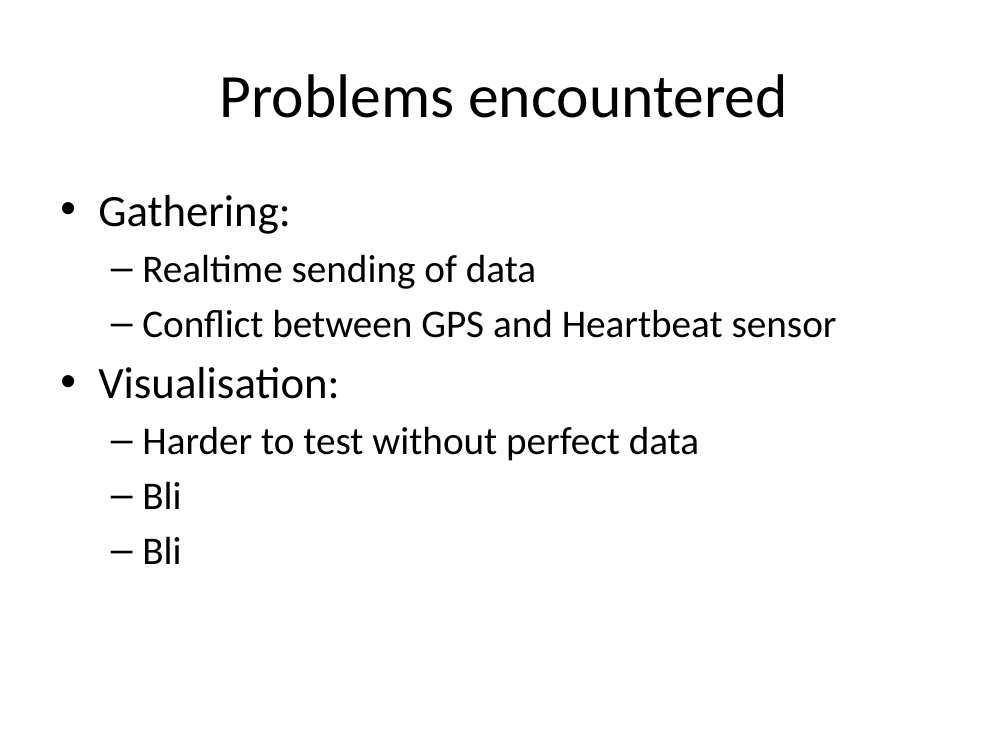
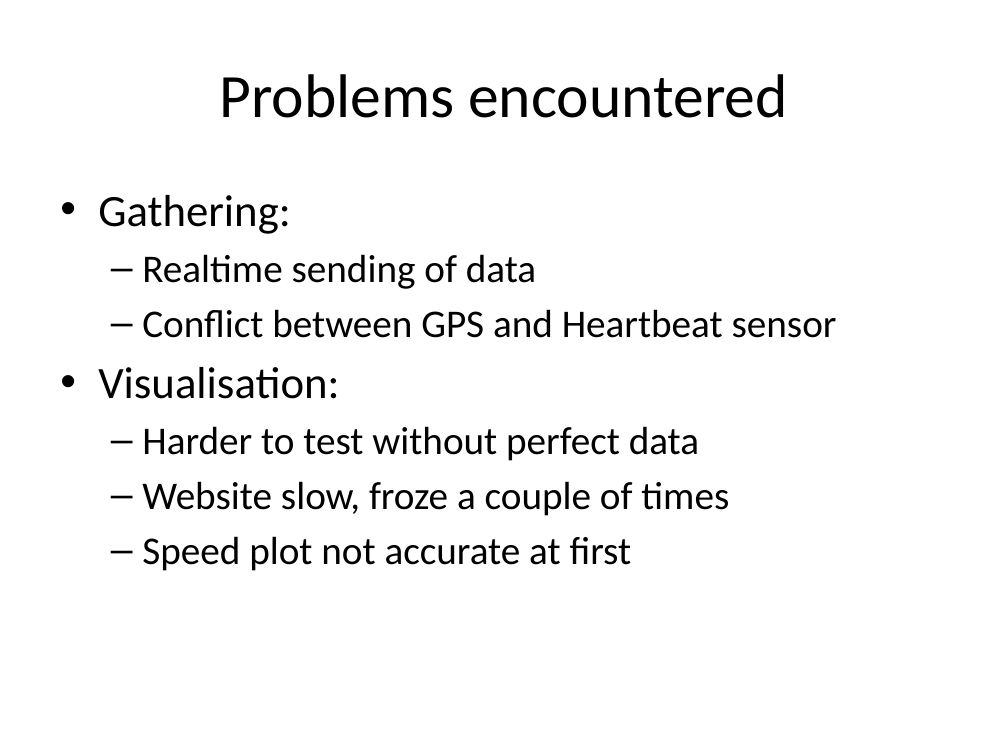
Before and after one commit to bicyclus/prototype1, a slide deck: slide 7 of Verslagen/intermediatedemo.pptx. Drawn at 1008x756 pixels with LibreOffice and Linux fonts; fonts in the diff are those of the drawing. Boxes give left, top, right and bottom in pixels: in the first picture for what was removed or moved away, otherwise in the second. Text is boxed around its words. In the diff, an @@ line names an element or a change of style, - is before the commit and + after.

```diff
--- a/Verslagen/intermediatedemo.pptx
+++ b/Verslagen/intermediatedemo.pptx
@@ text at [142,481,729,571]: text changed @@
-  – Bli
-  – Bli
+  – Website slow, froze a couple of times
+  – Speed plot not accurate at first
```
Also in this commit, not shown: 1 other slide changed.
